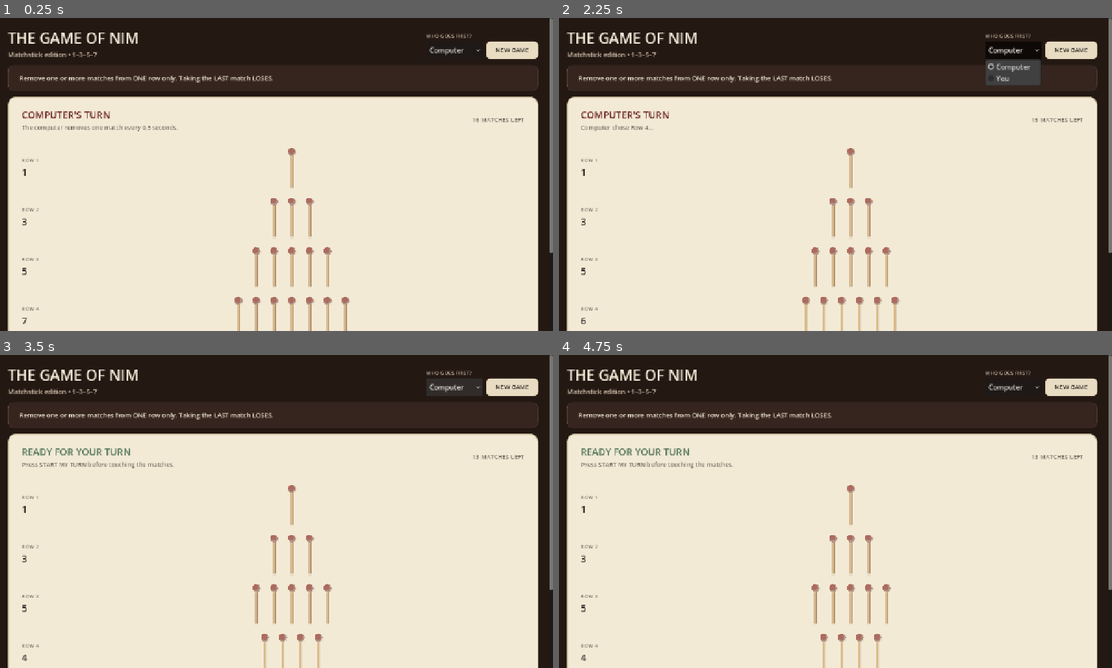
Above: before the commit, frames 1-4 (two rows, left to right).
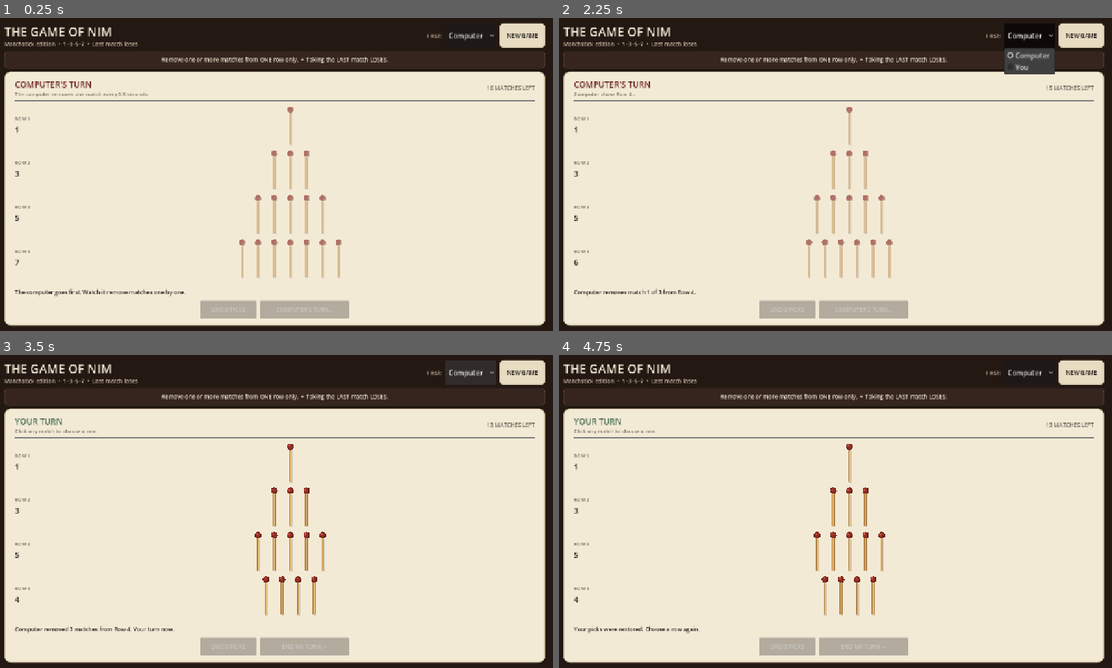
Above: after the commit, the same moments.

Repository: Integraxiii/The-Game-of-Nim
Game: Godot game, scene res://main.tscn
Two runs of this game, one before a commit and one after it. Both use one fixed random seed, a clock stepped at 60 frames per second and the inputs below.
Inputs (mouse positions are in pixels of both pictures, inside the frame that each line leads up to):
- Up to frame 1 (0.25 s): no input
- Up to frame 2 (2.25 s): click "NEW GAME" at 0.5 s; click "NEW GAME" at 1.25 s; click "Computer" at 2 s
- Up to frame 3 (3.5 s): click "Computer" at 2.75 s
- Up to frame 4 (4.75 s): click (852, 461) at 3.52 s; click (785, 646) at 4.25 s, where only the run after the commit has a clickable "UNDO PICKS"

The runs differ from the first frame. In frame 1, 20% of the frame differs, in the area x 0-100%, y 0-100%; in frame 2, 20%; in frame 3, 20%; in frame 4, 20%.

Commit message:
Make Nim full-screen with immediate player turns

Diff:
--- a/scripts/matchstick_game.gd
+++ b/scripts/matchstick_game.gd
@@ -1,7 +1,7 @@
 extends Control
 
-# Matchstick Nim — 1, 3, 5, 7 rows.
-# Misere rule used in the referenced video: taking the final match loses.
+# Matchstick Nim — single-screen 1-3-5-7 layout.
+# Misere rule: taking the final match loses.
 
 const TABLE := Color("#241813")
 const TABLE_LIGHT := Color("#35251e")
@@ -12,20 +12,18 @@
 const RED := Color("#8f3029")
 const RED_DARK := Color("#68211d")
 const GREEN := Color("#486f52")
-
 const CLASSIC_PILES: Array[int] = [1, 3, 5, 7]
 const COMPUTER_MATCH_DELAY := 0.5
 
-enum Phase { WAIT_PLAYER, PLAYER, COMPUTER, GAME_OVER }
+enum Phase { PLAYER, COMPUTER, GAME_OVER }
 
 class MatchstickButton:
     extends Button
-
     var row_index: int = 0
 
     func _init() -> void:
         flat = true
-        custom_minimum_size = Vector2(38, 106)
+        custom_minimum_size = Vector2(34, 72)
         focus_mode = Control.FOCUS_ALL
         mouse_default_cursor_shape = Control.CURSOR_POINTING_HAND
         tooltip_text = "Remove this match"
@@ -33,20 +31,18 @@
 
     func _draw() -> void:
         var cx := size.x * 0.5
-        var shaft_top := 27.0
-        var shaft_bottom := size.y - 8.0
-        var shaft_height := maxf(44.0, shaft_bottom - shaft_top)
+        var shaft_top := 21.0
+        var shaft_bottom := size.y - 5.0
+        var shaft_height := maxf(34.0, shaft_bottom - shaft_top)
         var opacity := 1.0 if not disabled else 0.38
-        draw_rect(Rect2(cx - 2.0, shaft_top + 3.0, 7.0, shaft_height), Color(0.16, 0.10, 0.06, 0.16 * opacity), true)
-        draw_circle(Vector2(cx + 2.0, 19.0), 9.5, Color(0.16, 0.08, 0.05, 0.17 * opacity))
-        draw_rect(Rect2(cx - 3.5, shaft_top, 7.0, shaft_height), Color(0.69, 0.50, 0.27, opacity), true)
-        draw_rect(Rect2(cx - 1.5, shaft_top, 3.0, shaft_height), Color(0.91, 0.75, 0.46, opacity), true)
-        draw_rect(Rect2(cx + 2.0, shaft_top, 1.5, shaft_height), Color(0.48, 0.31, 0.16, opacity), true)
-        draw_circle(Vector2(cx, 18.0), 9.0, Color(0.40, 0.11, 0.09, opacity))
-        draw_circle(Vector2(cx - 1.0, 16.5), 7.0, Color(0.58, 0.18, 0.15, opacity))
-        draw_circle(Vector2(cx - 3.0, 13.5), 2.3, Color(0.78, 0.35, 0.28, opacity))
+        draw_rect(Rect2(cx - 2.0, shaft_top + 2.0, 6.0, shaft_height), Color(0.16, 0.10, 0.06, 0.16 * opacity), true)
+        draw_rect(Rect2(cx - 3.0, shaft_top, 6.0, shaft_height), Color(0.69, 0.50, 0.27, opacity), true)
+        draw_rect(Rect2(cx - 1.2, shaft_top, 2.5, shaft_height), Color(0.91, 0.75, 0.46, opacity), true)
+        draw_circle(Vector2(cx, 14.5), 7.5, Color(0.40, 0.11, 0.09, opacity))
+        draw_circle(Vector2(cx - 1.0, 13.5), 5.8, Color(0.58, 0.18, 0.15, opacity))
+        draw_circle(Vector2(cx - 2.5, 11.5), 1.8, Color(0.78, 0.35, 0.28, opacity))
         if not disabled and is_hovered():
-            draw_arc(Vector2(cx, 18.0), 13.0, 0.0, TAU, 24, Color(0.55, 0.19, 0.16, 0.75), 2.0)
+            draw_arc(Vector2(cx, 14.5), 10.5, 0.0, TAU, 24, Color(0.55, 0.19, 0.16, 0.75), 2.0)
 
     func set_enabled_for_turn(value: bool) -> void:
         disabled = not value
@@ -55,7 +51,7 @@
 
 
 var rng := RandomNumberGenerator.new()
-var phase: Phase = Phase.WAIT_PLAYER
+var phase: Phase = Phase.PLAYER
 var piles: Array[int] = CLASSIC_PILES.duplicate()
 var turn_start_piles: Array[int] = CLASSIC_PILES.duplicate()
 var selected_row := -1
@@ -82,151 +78,153 @@
     var bg := ColorRect.new()
     bg.color = TABLE
     bg.set_anchors_and_offsets_preset(Control.PRESET_FULL_RECT)
+    bg.mouse_filter = Control.MOUSE_FILTER_IGNORE
     add_child(bg)
 
-    var scroll := ScrollContainer.new()
-    scroll.set_anchors_and_offsets_preset(Control.PRESET_FULL_RECT)
-    scroll.horizontal_scroll_mode = ScrollContainer.SCROLL_MODE_DISABLED
-    add_child(scroll)
-
     var outer := MarginContainer.new()
-    outer.add_theme_constant_override("margin_left", 26)
-    outer.add_theme_constant_override("margin_right", 26)
-    outer.add_theme_constant_override("margin_top", 22)
-    outer.add_theme_constant_override("margin_bottom", 28)
-    outer.size_flags_horizontal = Control.SIZE_EXPAND_FILL
-    scroll.add_child(outer)
+    outer.set_anchors_and_offsets_preset(Control.PRESET_FULL_RECT)
+    outer.add_theme_constant_override("margin_left", 18)
+    outer.add_theme_constant_override("margin_right", 18)
+    outer.add_theme_constant_override("margin_top", 12)
+    outer.add_theme_constant_override("margin_bottom", 12)
+    add_child(outer)
 
     var main := VBoxContainer.new()
-    main.add_theme_constant_override("separation", 14)
     main.size_flags_horizontal = Control.SIZE_EXPAND_FILL
+    main.size_flags_vertical = Control.SIZE_EXPAND_FILL
+    main.add_theme_constant_override("separation", 7)
     outer.add_child(main)
 
     var header := HBoxContainer.new()
-    header.add_theme_constant_override("separation", 18)
+    header.custom_minimum_size.y = 48
+    header.add_theme_constant_override("separation", 14)
     main.add_child(header)
 
     var title_box := VBoxContainer.new()
     title_box.size_flags_horizontal = Control.SIZE_EXPAND_FILL
+    title_box.add_theme_constant_override("separation", 0)
     header.add_child(title_box)
 
     var title := Label.new()
     title.text = "THE GAME OF NIM"
     title.add_theme_color_override("font_color", PAPER)
-    title.add_theme_font_size_override("font_size", 34)
+    title.add_theme_font_size_override("font_size", 28)
     title_box.add_child(title)
 
     var subtitle := Label.new()
-    subtitle.text = "Matchstick edition • 1–3–5–7"
+    subtitle.text = "Matchstick edition  •  1–3–5–7  •  Last match loses"
     subtitle.add_theme_color_override("font_color", Color("#cfbea9"))
-    subtitle.add_theme_font_size_override("font_size", 15)
+    subtitle.add_theme_font_size_override("font_size", 13)
     title_box.add_child(subtitle)
 
-    var controls := VBoxContainer.new()
-    controls.alignment = BoxContainer.ALIGNMENT_END
-    header.add_child(controls)
+    var control_row := HBoxContainer.new()
+    control_row.alignment = BoxContainer.ALIGNMENT_END
+    control_row.add_theme_constant_override("separation", 7)
+    header.add_child(control_row)
 
     var first_label := Label.new()
-    first_label.text = "WHO GOES FIRST?"
+    first_label.text = "FIRST:"
     first_label.add_theme_color_override("font_color", Color("#cfbea9"))
+    first_label.vertical_alignment = VERTICAL_ALIGNMENT_CENTER
     first_label.add_theme_font_size_override("font_size", 12)
-    controls.add_child(first_label)
-
-    var control_row := HBoxContainer.new()
-    control_row.add_theme_constant_override("separation", 8)
-    controls.add_child(control_row)
+    control_row.add_child(first_label)
 
     start_option = OptionButton.new()
     start_option.add_item("Computer")
     start_option.add_item("You")
     start_option.selected = 0
-    start_option.custom_minimum_size = Vector2(130, 42)
+    start_option.custom_minimum_size = Vector2(118, 38)
     control_row.add_child(start_option)
 
     var new_game := _make_button("NEW GAME", false)
-    new_game.custom_minimum_size = Vector2(120, 42)
+    new_game.custom_minimum_size = Vector2(105, 38)
     new_game.pressed.connect(_start_new_game)
     control_row.add_child(new_game)
 
     var rule_panel := PanelContainer.new()
-    rule_panel.add_theme_stylebox_override("panel", _style(TABLE_LIGHT, 12, 1, Color("#5a4337")))
+    rule_panel.custom_minimum_size.y = 34
+    rule_panel.add_theme_stylebox_override("panel", _style(TABLE_LIGHT, 8, 1, Color("#5a4337")))
     main.add_child(rule_panel)
-    var rule_margin := _margin(14, 14, 10, 10)
+    var rule_margin := _margin(10, 10, 5, 5)
     rule_panel.add_child(rule_margin)
     var rule_text := Label.new()
-    rule_text.text = "Remove one or more matches from ONE row only. Taking the LAST match LOSES."
-    rule_text.autowrap_mode = TextServer.AUTOWRAP_WORD_SMART
+    rule_text.text = "Remove one or more matches from ONE row only.  •  Taking the LAST match LOSES."
+    rule_text.horizontal_alignment = HORIZONTAL_ALIGNMENT_CENTER
     rule_text.add_theme_color_override("font_color", PAPER)
-    rule_text.add_theme_font_size_override("font_size", 15)
+    rule_text.add_theme_font_size_override("font_size", 13)
     rule_margin.add_child(rule_text)
 
     var board := PanelContainer.new()
-    board.add_theme_stylebox_override("panel", _style(PAPER, 18, 2, Color("#c6b594")))
     board.size_flags_horizontal = Control.SIZE_EXPAND_FILL
+    board.size_flags_vertical = Control.SIZE_EXPAND_FILL
+    board.add_theme_stylebox_override("panel", _style(PAPER, 14, 2, Color("#c6b594")))
     main.add_child(board)
-    var board_margin := _margin(20, 20, 18, 18)
+
+    var board_margin := _margin(14, 14, 10, 10)
     board.add_child(board_margin)
     var board_v := VBoxContainer.new()
-    board_v.add_theme_constant_override("separation", 12)
+    board_v.size_flags_vertical = Control.SIZE_EXPAND_FILL
+    board_v.add_theme_constant_override("separation", 5)
     board_margin.add_child(board_v)
 
     var top := HBoxContainer.new()
-    top.add_theme_constant_override("separation", 12)
+    top.custom_minimum_size.y = 42
+    top.add_theme_constant_override("separation", 10)
     board_v.add_child(top)
+
     var status_box := VBoxContainer.new()
     status_box.size_flags_horizontal = Control.SIZE_EXPAND_FILL
+    status_box.add_theme_constant_override("separation", 0)
     top.add_child(status_box)
 
     status_label = Label.new()
-    status_label.add_theme_font_size_override("font_size", 22)
+    status_label.add_theme_font_size_override("font_size", 19)
     status_box.add_child(status_label)
+
     substatus_label = Label.new()
     substatus_label.add_theme_color_override("font_color", MUTED)
-    substatus_label.add_theme_font_size_override("font_size", 14)
-    substatus_label.autowrap_mode = TextServer.AUTOWRAP_WORD_SMART
+    substatus_label.add_theme_font_size_override("font_size", 12)
     status_box.add_child(substatus_label)
 
     remaining_label = Label.new()
+    remaining_label.vertical_alignment = VERTICAL_ALIGNMENT_CENTER
     remaining_label.add_theme_color_override("font_color", MUTED)
-    remaining_label.add_theme_font_size_override("font_size", 14)
+    remaining_label.add_theme_font_size_override("font_size", 13)
     top.add_child(remaining_label)
 
     board_v.add_child(HSeparator.new())
+
     rows_box = VBoxContainer.new()
-    rows_box.add_theme_constant_override("separation", 6)
     rows_box.size_flags_horizontal = Control.SIZE_EXPAND_FILL
+    rows_box.size_flags_vertical = Control.SIZE_EXPAND_FILL
+    rows_box.add_theme_constant_override("separation", 1)
     board_v.add_child(rows_box)
+
     board_v.add_child(HSeparator.new())
 
     message_label = Label.new()
+    message_label.custom_minimum_size.y = 28
+    message_label.vertical_alignment = VERTICAL_ALIGNMENT_CENTER
     message_label.autowrap_mode = TextServer.AUTOWRAP_WORD_SMART
     message_label.add_theme_color_override("font_color", INK)
-    message_label.add_theme_font_size_override("font_size", 15)
-    message_label.custom_minimum_size.y = 44
+    message_label.add_theme_font_size_override("font_size", 13)
     board_v.add_child(message_label)
 
     var actions := HBoxContainer.new()
+    actions.custom_minimum_size.y = 42
     actions.alignment = BoxContainer.ALIGNMENT_CENTER
-    actions.add_theme_constant_override("separation", 10)
+    actions.add_theme_constant_override("separation", 8)
     board_v.add_child(actions)
 
-    undo_button = _make_button("UNDO MY PICKS", false)
-    undo_button.custom_minimum_size = Vector2(155, 48)
+    undo_button = _make_button("UNDO PICKS", false)
+    undo_button.custom_minimum_size = Vector2(130, 40)
     undo_button.pressed.connect(_undo_player_turn)
     actions.add_child(undo_button)
 
-    action_button = _make_button("START MY TURN", true)
-    action_button.custom_minimum_size = Vector2(220, 52)
+    action_button = _make_button("END MY TURN →", true)
+    action_button.custom_minimum_size = Vector2(205, 42)
     action_button.pressed.connect(_on_action_button)
     actions.add_child(action_button)
-
-    var hint := Label.new()
-    hint.text = "Click individual matchsticks. Once you choose a row, the other rows lock until you end your turn."
-    hint.autowrap_mode = TextServer.AUTOWRAP_WORD_SMART
-    hint.horizontal_alignment = HORIZONTAL_ALIGNMENT_CENTER
-    hint.add_theme_color_override("font_color", Color("#cdbca6"))
-    hint.add_theme_font_size_override("font_size", 13)
-    main.add_child(hint)
 
 func _start_new_game() -> void:
     game_serial += 1
@@ -241,9 +239,15 @@
         _refresh_ui()
         _computer_turn(game_serial)
     else:
-        phase = Phase.WAIT_PLAYER
-        message_label.text = "You go first. Press START MY TURN when you're ready."
-        _refresh_ui()
+        _begin_player_turn("You go first. Remove one or more matches from a single row.")
+
+func _begin_player_turn(message: String = "Your turn. Remove one or more matches from a single row.") -> void:
+    phase = Phase.PLAYER
+    selected_row = -1
+    removed_this_turn = 0
+    turn_start_piles = piles.duplicate()
+    message_label.text = message
+    _refresh_ui()
 
 func _build_match_rows() -> void:
     _clear_container(rows_box)
@@ -251,23 +255,26 @@
     count_labels.clear()
     for row_index in range(piles.size()):
         var row := HBoxContainer.new()
-        row.custom_minimum_size.y = 108
+        row.custom_minimum_size.y = 76
         row.size_flags_horizontal = Control.SIZE_EXPAND_FILL
+        row.size_flags_vertical = Control.SIZE_EXPAND_FILL
         rows_box.add_child(row)
 
         var label_box := VBoxContainer.new()
-        label_box.custom_minimum_size.x = 82
+        label_box.custom_minimum_size.x = 68
         label_box.alignment = BoxContainer.ALIGNMENT_CENTER
         row.add_child(label_box)
+
         var row_label := Label.new()
         row_label.text = "ROW %d" % (row_index + 1)
         row_label.add_theme_color_override("font_color", MUTED)
-        row_label.add_theme_font_size_override("font_size", 12)
+        row_label.add_theme_font_size_override("font_size", 11)
         label_box.add_child(row_label)
+
         var count_label := Label.new()
         count_label.text = str(piles[row_index])
         count_label.add_theme_color_override("font_color", INK)
-        count_label.add_theme_font_size_override("font_size", 22)
+        count_label.add_theme_font_size_override("font_size", 18)
         label_box.add_child(count_label)
         count_labels.append(count_label)
 
@@ -275,6 +282,7 @@
         sticks.alignment = BoxContainer.ALIGNMENT_CENTER
         sticks.add_theme_constant_override("separation", 3)
         sticks.size_flags_horizontal = Control.SIZE_EXPAND_FILL
+        sticks.size_flags_vertical = Control.SIZE_EXPAND_FILL
         row.add_child(sticks)
         match_rows.append(sticks)
 
@@ -286,25 +294,10 @@
     _refresh_match_interaction()
 
 func _on_action_button() -> void:
-    match phase:
-        Phase.WAIT_PLAYER:
-            _begin_player_turn()
-        Phase.PLAYER:
-            _finish_player_turn()
-        Phase.GAME_OVER:
-            _start_new_game()
-        _:
-            pass
-
-func _begin_player_turn() -> void:
-    if phase != Phase.WAIT_PLAYER:
-        return
-    phase = Phase.PLAYER
-    selected_row = -1
-    removed_this_turn = 0
-    turn_start_piles = piles.duplicate()
-    message_label.text = "Click a matchstick to remove it. Keep taking from that same row, or end your turn."
-    _refresh_ui()
+    if phase == Phase.PLAYER:
+        _finish_player_turn()
+    elif phase == Phase.GAME_OVER:
+        _start_new_game()
 
 func _on_match_pressed(row_index: int, stick_button: MatchstickButton) -> void:
     if phase != Phase.PLAYER:
@@ -339,7 +332,7 @@
     selected_row = -1
     removed_this_turn = 0
     _build_match_rows()
-    message_label.text = "Your selections were restored. Choose a row again."
+    message_label.text = "Your picks were restored. Choose a row again."
     _refresh_ui()
 
 func _computer_turn(serial: int) -> void:
@@ -374,9 +367,7 @@
             await get_tree().create_timer(COMPUTER_MATCH_DELAY).timeout
     if serial != game_serial:
         return
-    phase = Phase.WAIT_PLAYER
-    message_label.text = "Computer removed %d match%s from Row %d. Press START MY TURN." % [amount, "" if amount == 1 else "es", row_index + 1]
-    _refresh_ui()
+    _begin_player_turn("Computer removed %d match%s from Row %d. Your turn now." % [amount, "" if amount == 1 else "es", row_index + 1])
 
 func _choose_misere_move() -> Dictionary:
     var big_count := 0
@@ -423,8 +414,8 @@
     stick_button.disabled = true
     var tween := create_tween()
     tween.set_parallel(true)
-    tween.tween_property(stick_button, "modulate:a", 0.0, 0.2)
-    tween.tween_property(stick_button, "position:y", stick_button.position.y + 16.0, 0.2)
+    tween.tween_property(stick_button, "modulate:a", 0.0, 0.18)
+    tween.tween_property(stick_button, "position:y", stick_button.position.y + 10.0, 0.18)
     tween.set_parallel(false)
     tween.tween_callback(stick_button.queue_free)
 
@@ -443,17 +434,10 @@
     _refresh_counts_only()
     _refresh_match_interaction()
     match phase:
-        Phase.WAIT_PLAYER:
-            status_label.text = "READY FOR YOUR TURN"
-            status_label.add_theme_color_override("font_color", GREEN)
-            substatus_label.text = "Press START MY TURN before touching the matches."
-            action_button.text = "START MY TURN"
-            action_button.disabled = false
-            undo_button.disabled = true
         Phase.PLAYER:
             status_label.text = "YOUR TURN"
-            status_label.add_theme_color_override("font_color", RED_DARK)
-            substatus_label.text = "Choose one row." if selected_row == -1 else "Row %d is locked in." % (selected_row + 1)
+            status_label.add_theme_color_override("font_color", GREEN)
+            substatus_label.text = "Click any match to choose a row." if selected_row == -1 else "Row %d is locked in." % (selected_row + 1)
             action_button.text = "END MY TURN →"
             action_button.disabled = removed_this_turn == 0
             undo_button.disabled = removed_this_turn == 0
@@ -504,12 +488,12 @@
 func _make_button(text_value: String, primary: bool) -> Button:
     var button := Button.new()
     button.text = text_value
-    button.add_theme_font_size_override("font_size", 14)
+    button.add_theme_font_size_override("font_size", 13)
     button.add_theme_color_override("font_color", PAPER if primary else INK)
     button.add_theme_color_override("font_hover_color", PAPER if primary else INK)
-    button.add_theme_stylebox_override("normal", _style(RED if primary else PAPER_2, 9, 1, RED_DARK if primary else Color("#bba984")))
-    button.add_theme_stylebox_override("hover", _style(RED_DARK if primary else Color("#ddcfb1"), 9, 1, RED_DARK if primary else Color("#a99570")))
-    button.add_theme_stylebox_override("pressed", _style(Color("#57201c") if primary else Color("#d2c19f"), 9, 1, RED_DARK if primary else Color("#9f8a65")))
+    button.add_theme_stylebox_override("normal", _style(RED if primary else PAPER_2, 8, 1, RED_DARK if primary else Color("#bba984")))
+    button.add_theme_stylebox_override("hover", _style(RED_DARK if primary else Color("#ddcfb1"), 8, 1, RED_DARK if primary else Color("#a99570")))
+    button.add_theme_stylebox_override("pressed", _style(Color("#57201c") if primary else Color("#d2c19f"), 8, 1, RED_DARK if primary else Color("#9f8a65")))
     return button
 
 func _style(bg: Color, radius: int, border: int = 0, border_color: Color = Color.TRANSPARENT) -> StyleBoxFlat:
@@ -524,10 +508,10 @@
     style.border_width_right = border
     style.border_width_bottom = border
     style.border_color = border_color
-    style.content_margin_left = 12
-    style.content_margin_right = 12
-    style.content_margin_top = 8
-    style.content_margin_bottom = 8
+    style.content_margin_left = 10
+    style.content_margin_right = 10
+    style.content_margin_top = 6
+    style.content_margin_bottom = 6
     return style
 
 func _margin(left: int, right: int, top: int, bottom: int) -> MarginContainer:
